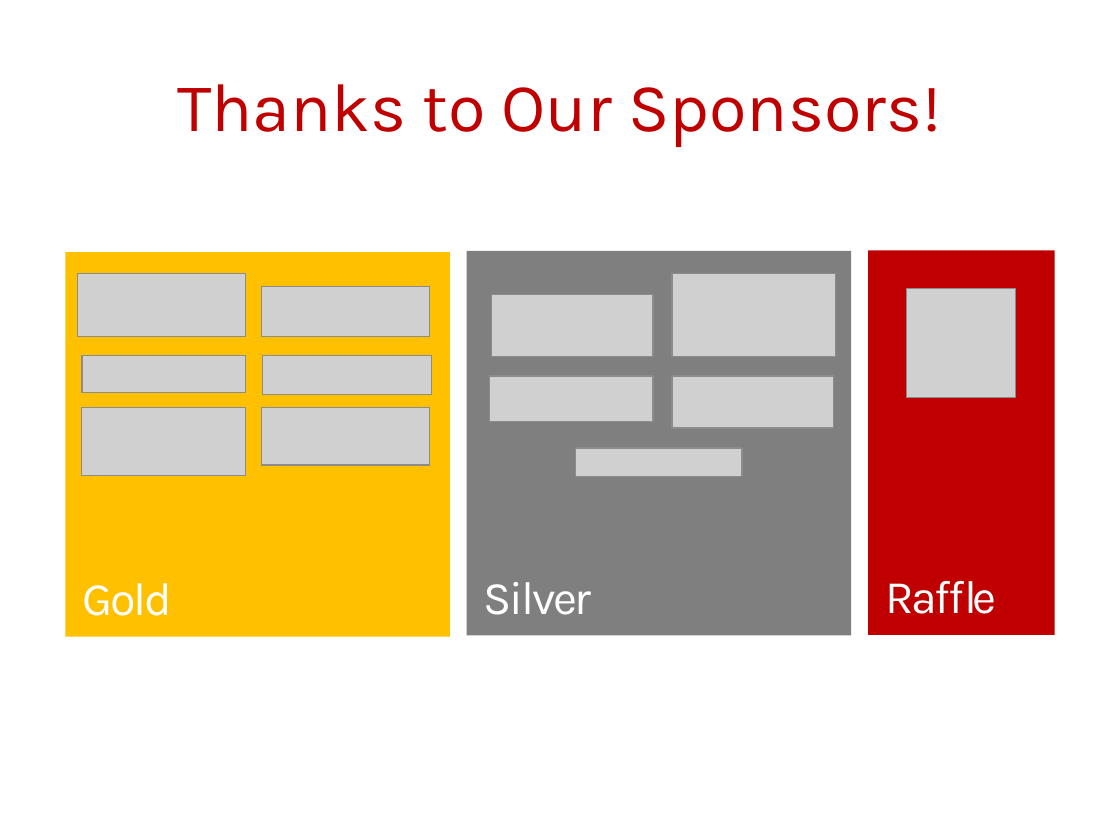
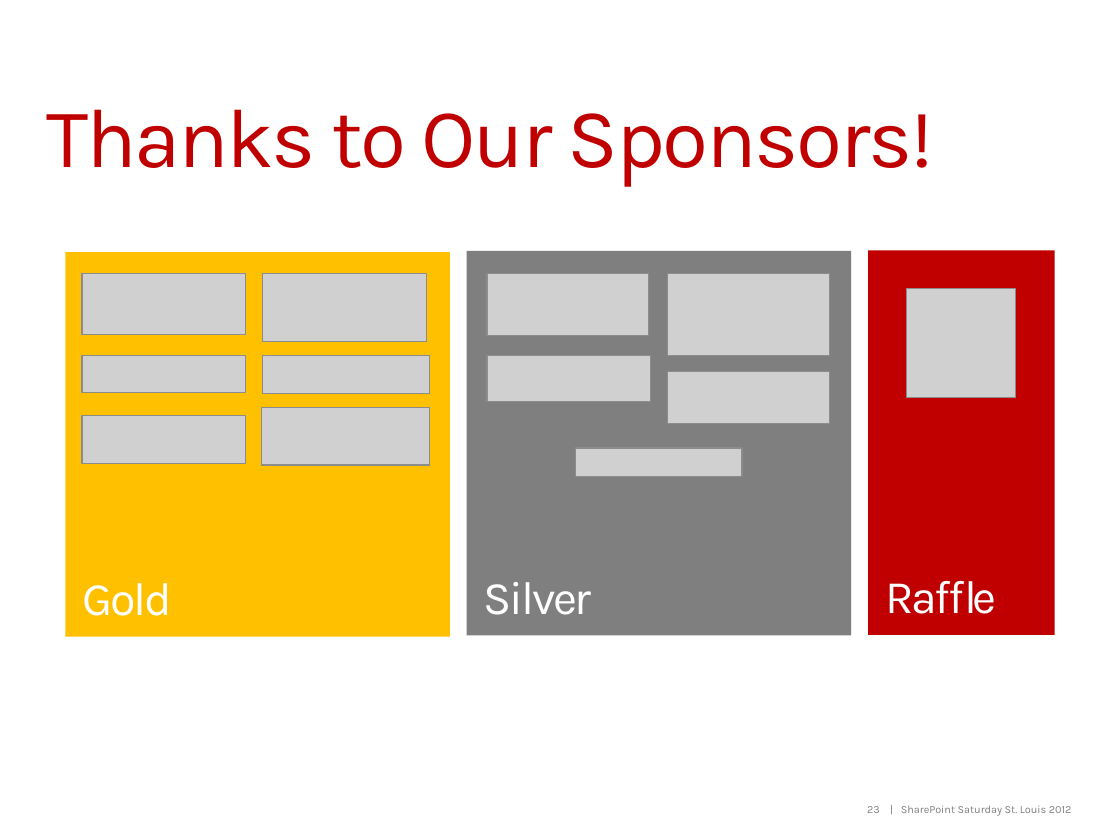
Before and after one commit to jacobladams/presentations, a slide deck: slide 23 of silverlight-and-sharepoint/Silverlight and SharePoint.pptx (slide 20 before the commit). Drawn at 1120x840 pixels with LibreOffice and Linux fonts; fonts in the diff are those of the drawing; grey boxes stand for pictures; background and template pictures are left out. Boxes give left, top, right and bottom in pixels: in the first picture for what was removed or moved away, otherwise in the second. Text is boxed around its words. In the diff, an @@ line names an element or a change of style, - is before the commit and + after.

```diff
--- a/silverlight-and-sharepoint/Silverlight and SharePoint.pptx
+++ b/silverlight-and-sharepoint/Silverlight and SharePoint.pptx
@@ title "Thanks to Our Sponsors!": place and size @@
-title "Thanks to Our Sponsors!" at (177, 84, 941, 147)
+title "Thanks to Our Sponsors!" at (47, 109, 934, 187)
@@ title "Thanks to Our Sponsors!" at (47, 109, 934, 187): size 44 to 54 pt, letter spacing 0 to -1.5 pt; alignment centre to left; line spacing 1 to 0.9; vertical alignment middle to top @@
@@ picture: place and size @@
-picture at (77, 273, 245, 336)
+picture at (82, 273, 245, 335)
@@ picture: place and size @@
-picture at (82, 408, 246, 476)
+picture at (262, 273, 427, 342)
@@ picture: place and size @@
-picture at (492, 295, 653, 357)
+picture at (487, 273, 648, 336)
@@ picture: place and size @@
-picture at (672, 273, 836, 357)
+picture at (668, 273, 829, 356)
@@ picture: place and size @@
-picture at (489, 376, 653, 422)
+picture at (487, 356, 651, 402)
@@ picture: place and size @@
-picture at (672, 376, 833, 429)
+picture at (668, 372, 829, 424)
@@ picture: place and size @@
-picture at (261, 287, 429, 336)
+picture at (82, 416, 245, 464)
@@ text added at (867, 805, 1072, 816), 7 pt, text #808080 @@
+23 | SharePoint Saturday St. Louis 2012
```
Also in this commit, not shown: 1 other slide changed, 4 slides added, 1 slide removed, 2 other files.
